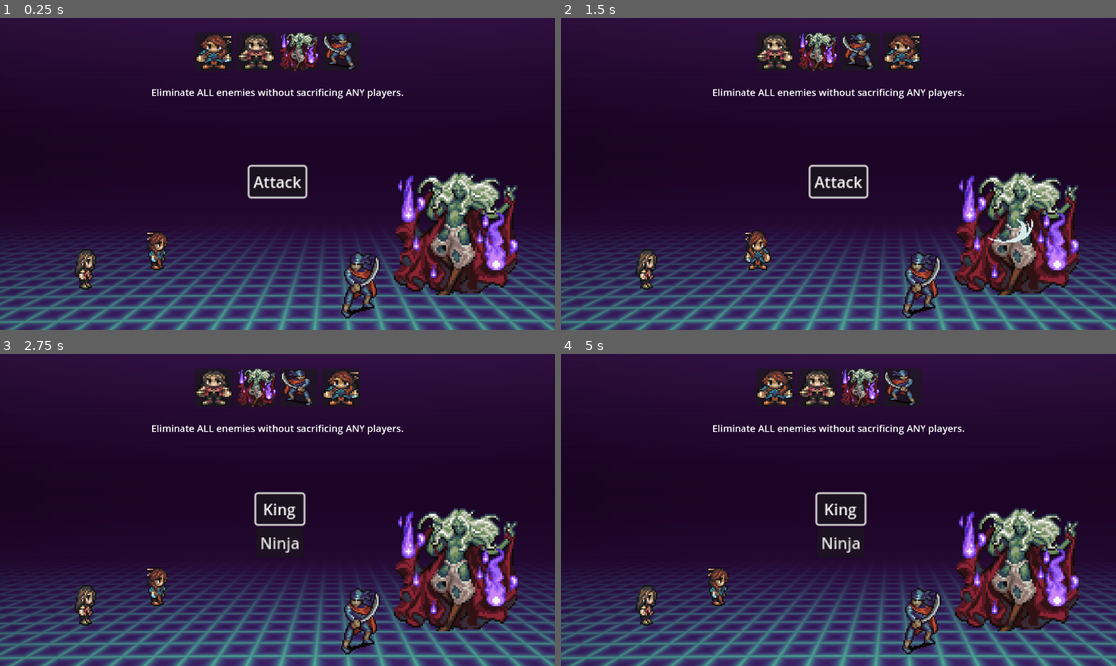
Above: before the commit, frames 1-4 (two rows, left to right).
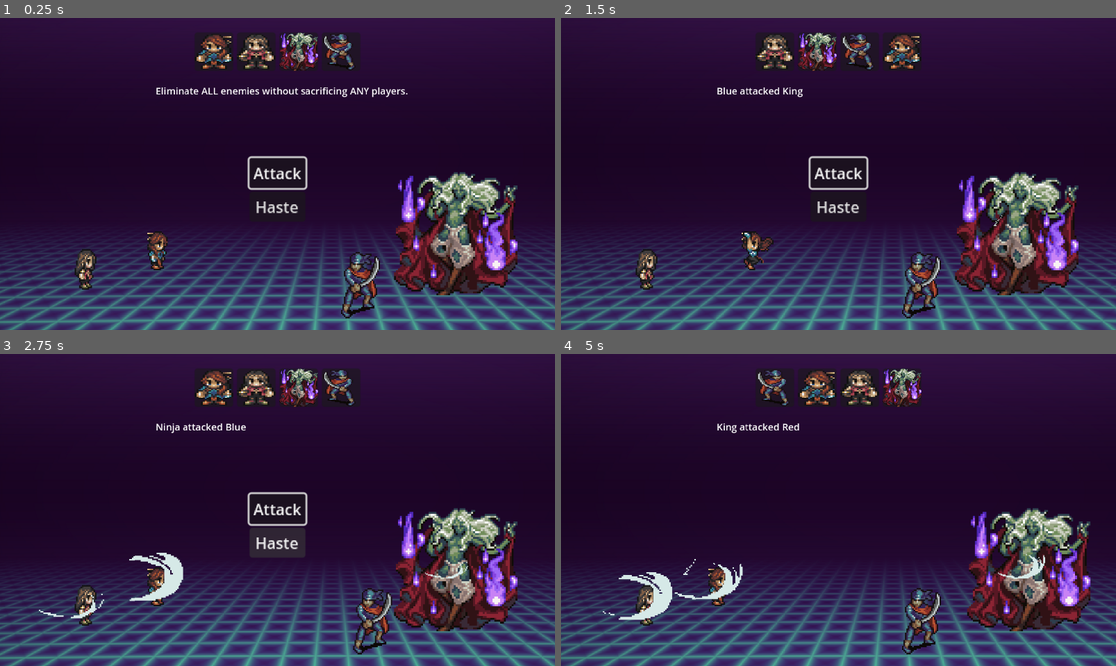
Above: after the commit, the same moments.

Repository: Bastinoroni96/bae_deleon_salangad_GameOutput4
Game: Godot game, scene res://battle_scene.tscn
Two runs of this game, one before a commit and one after it. Both use one fixed random seed, a clock stepped at 60 frames per second and the inputs below.
Inputs (mouse positions are in pixels of both pictures, inside the frame that each line leads up to):
- Up to frame 1 (0.25 s): no input
- Up to frame 2 (1.5 s): click "Attack" at 0.5 s; click "King" at 1.25 s
- Up to frame 3 (2.75 s): click "Attack" (after the commit: "Haste") at 2 s
- Up to frame 4 (5 s): click (838, 541) at 2.75 s, where only the run before the commit has a clickable "Ninja"; click (838, 510) at 3.5 s, where only the run after the commit has a clickable "Attack"; click "Attack" (after the commit: "King") at 4.25 s

The runs differ from the first frame. In frame 1, 1.8% of the frame differs, in the area x 27-74%, y 22-63%; in frame 2, 2.2%; in frame 3, 5.6%; in frame 4, 11%, in the area x 7-96%, y 4-89%.

Commit message:
playerAnimation
FixingHaste

Diff:
--- a/Resources/Blue.tres
+++ b/Resources/Blue.tres
@@ -1,8 +1,11 @@
-[gd_resource type="Resource" script_class="Character" load_steps=4 format=3 uid="uid://cuna0u7rxwm06"]
+[gd_resource type="Resource" script_class="Character" load_steps=7 format=3 uid="uid://cuna0u7rxwm06"]
 
 [ext_resource type="Texture2D" uid="uid://cj314kvrlv1xs" path="res://Assets/Players/Blue/blueFight.png" id="1_dvhrt"]
+[ext_resource type="Texture2D" uid="uid://dobl2l6redtgn" path="res://Assets/Players/Blue/blueAttacking.png" id="1_nuese"]
+[ext_resource type="Texture2D" uid="uid://b8yj5a7xa6pav" path="res://Assets/Players/Blue/BlueDead.png" id="2_k18u5"]
 [ext_resource type="Texture2D" uid="uid://dp64neh1ytakw" path="res://Assets/Players/Blue/blueIcon.png" id="2_wa663"]
 [ext_resource type="Script" path="res://Scripts/Character.gd" id="3_cpduq"]
+[ext_resource type="PackedScene" uid="uid://clrqpdndwtku5" path="res://Scenes/vfx.tscn" id="4_1p0ah"]
 
 [resource]
 script = ExtResource("3_cpduq")
@@ -10,7 +13,10 @@
 type = "Player"
 icon = ExtResource("2_wa663")
 fight = ExtResource("1_dvhrt")
+attacking = ExtResource("1_nuese")
+dead = ExtResource("2_k18u5")
 agility = 17
-health = 0
+health = 50
 mana = 0
-stamina = 0
+shield = 0
+vfx_node = ExtResource("4_1p0ah")
--- a/Resources/King.tres
+++ b/Resources/King.tres
@@ -1,7 +1,8 @@
-[gd_resource type="Resource" script_class="Character" load_steps=3 format=3 uid="uid://dn6tfxue77qsx"]
+[gd_resource type="Resource" script_class="Character" load_steps=4 format=3 uid="uid://dn6tfxue77qsx"]
 
 [ext_resource type="Texture2D" uid="uid://b5i4bvylktx4m" path="res://Assets/Enemies/King/World01_004_WailingPrince.png" id="1_n0lww"]
 [ext_resource type="Script" path="res://Scripts/Character.gd" id="2_ogrtb"]
+[ext_resource type="PackedScene" uid="uid://clrqpdndwtku5" path="res://Scenes/vfx.tscn" id="3_iepy4"]
 
 [resource]
 script = ExtResource("2_ogrtb")
@@ -9,7 +10,10 @@
 type = "Enemy"
 icon = ExtResource("1_n0lww")
 fight = ExtResource("1_n0lww")
+attacking = ExtResource("1_n0lww")
+dead = ExtResource("1_n0lww")
 agility = 12
 health = 50
 mana = 0
-stamina = 0
+shield = 0
+vfx_node = ExtResource("3_iepy4")
--- a/Resources/Ninja.tres
+++ b/Resources/Ninja.tres
@@ -1,15 +1,19 @@
-[gd_resource type="Resource" script_class="Character" load_steps=3 format=3 uid="uid://0i41ujftm4ku"]
+[gd_resource type="Resource" script_class="Character" load_steps=4 format=3 uid="uid://0i41ujftm4ku"]
 
-[ext_resource type="Texture2D" uid="uid://dqbjorq5fvvbr" path="res://Assets/Enemies/Ninja/World01_007_Pirate.png" id="1_f4rup"]
+[ext_resource type="Texture2D" uid="uid://dqbjorq5fvvbr" path="res://Assets/Enemies/Ninja/World01_007_Pirate.png" id="1_yw3jw"]
 [ext_resource type="Script" path="res://Scripts/Character.gd" id="2_cp1c3"]
+[ext_resource type="PackedScene" uid="uid://clrqpdndwtku5" path="res://Scenes/vfx.tscn" id="3_5u1kw"]
 
 [resource]
 script = ExtResource("2_cp1c3")
 title = "Ninja"
 type = "Enemy"
-icon = ExtResource("1_f4rup")
-fight = ExtResource("1_f4rup")
+icon = ExtResource("1_yw3jw")
+fight = ExtResource("1_yw3jw")
+attacking = ExtResource("1_yw3jw")
+dead = ExtResource("1_yw3jw")
 agility = 11
 health = 0
 mana = 0
-stamina = 0
+shield = 0
+vfx_node = ExtResource("3_5u1kw")
--- a/Resources/Red.tres
+++ b/Resources/Red.tres
@@ -1,8 +1,11 @@
-[gd_resource type="Resource" script_class="Character" load_steps=4 format=3 uid="uid://dq571dx5stqdd"]
+[gd_resource type="Resource" script_class="Character" load_steps=7 format=3 uid="uid://dq571dx5stqdd"]
 
+[ext_resource type="Texture2D" uid="uid://bkfxfkoyfjuye" path="res://Assets/Players/Red/redAttackingFinal.png" id="1_cycvv"]
 [ext_resource type="Texture2D" uid="uid://dtosr36x6rrxm" path="res://Assets/Players/Red/redFight.png" id="1_lf1ld"]
 [ext_resource type="Texture2D" uid="uid://vhpgmrxnf03b" path="res://Assets/Players/Red/redIcon.png" id="2_k6u77"]
+[ext_resource type="Texture2D" uid="uid://b1ajk3u12jyas" path="res://Assets/Players/Red/RedDead.png" id="2_wrivd"]
 [ext_resource type="Script" path="res://Scripts/Character.gd" id="3_u344c"]
+[ext_resource type="PackedScene" uid="uid://clrqpdndwtku5" path="res://Scenes/vfx.tscn" id="4_qvh7v"]
 
 [resource]
 script = ExtResource("3_u344c")
@@ -10,7 +13,10 @@
 type = "Player"
 icon = ExtResource("2_k6u77")
 fight = ExtResource("1_lf1ld")
+attacking = ExtResource("1_cycvv")
+dead = ExtResource("2_wrivd")
 agility = 12
-health = 0
+health = 50
 mana = 0
-stamina = 0
+shield = 0
+vfx_node = ExtResource("4_qvh7v")
--- a/Scenes/vfx.tscn
+++ b/Scenes/vfx.tscn
@@ -50,7 +50,7 @@
 tracks/3/interp = 1
 tracks/3/loop_wrap = true
 tracks/3/keys = {
-"times": PackedFloat32Array(0, 0.0833333, 0.166667, 0.25, 0.333333),
+"times": PackedFloat32Array(0.0833333, 0.25, 0.416667, 0.583333, 0.75),
 "transitions": PackedFloat32Array(1, 1, 1, 1, 1),
 "update": 1,
 "values": [0, 1, 2, 3, 4]
@@ -74,7 +74,7 @@
 tracks/5/interp = 1
 tracks/5/loop_wrap = true
 tracks/5/keys = {
-"times": PackedFloat32Array(0),
+"times": PackedFloat32Array(0.166667),
 "transitions": PackedFloat32Array(1),
 "update": 1,
 "values": [true]
@@ -86,7 +86,7 @@
 tracks/6/interp = 1
 tracks/6/loop_wrap = true
 tracks/6/keys = {
-"times": PackedFloat32Array(0.416667),
+"times": PackedFloat32Array(1.33333),
 "transitions": PackedFloat32Array(1),
 "values": [{
 "args": [],
@@ -94,84 +94,8 @@
 }]
 }
 
-[sub_resource type="Animation" id="Animation_rgaar"]
-length = 0.001
-tracks/0/type = "value"
-tracks/0/imported = false
-tracks/0/enabled = true
-tracks/0/path = NodePath(".:texture")
-tracks/0/interp = 1
-tracks/0/loop_wrap = true
-tracks/0/keys = {
-"times": PackedFloat32Array(0),
-"transitions": PackedFloat32Array(1),
-"update": 1,
-"values": [ExtResource("1_d8bc4")]
-}
-tracks/1/type = "value"
-tracks/1/imported = false
-tracks/1/enabled = true
-tracks/1/path = NodePath(".:hframes")
-tracks/1/interp = 1
-tracks/1/loop_wrap = true
-tracks/1/keys = {
-"times": PackedFloat32Array(0),
-"transitions": PackedFloat32Array(1),
-"update": 1,
-"values": [5]
-}
-tracks/2/type = "value"
-tracks/2/imported = false
-tracks/2/enabled = true
-tracks/2/path = NodePath(".:vframes")
-tracks/2/interp = 1
-tracks/2/loop_wrap = true
-tracks/2/keys = {
-"times": PackedFloat32Array(0),
-"transitions": PackedFloat32Array(1),
-"update": 1,
-"values": [1]
-}
-tracks/3/type = "value"
-tracks/3/imported = false
-tracks/3/enabled = true
-tracks/3/path = NodePath(".:frame")
-tracks/3/interp = 1
-tracks/3/loop_wrap = true
-tracks/3/keys = {
-"times": PackedFloat32Array(0),
-"transitions": PackedFloat32Array(1),
-"update": 1,
-"values": [0]
-}
-tracks/4/type = "value"
-tracks/4/imported = false
-tracks/4/enabled = true
-tracks/4/path = NodePath("AudioStreamPlayer2D:stream")
-tracks/4/interp = 1
-tracks/4/loop_wrap = true
-tracks/4/keys = {
-"times": PackedFloat32Array(0),
-"transitions": PackedFloat32Array(1),
-"update": 1,
-"values": [ExtResource("2_r6yuc")]
-}
-tracks/5/type = "value"
-tracks/5/imported = false
-tracks/5/enabled = true
-tracks/5/path = NodePath("AudioStreamPlayer2D:playing")
-tracks/5/interp = 1
-tracks/5/loop_wrap = true
-tracks/5/keys = {
-"times": PackedFloat32Array(0),
-"transitions": PackedFloat32Array(1),
-"update": 1,
-"values": [false]
-}
-
 [sub_resource type="AnimationLibrary" id="AnimationLibrary_lx274"]
 _data = {
-"RESET": SubResource("Animation_rgaar"),
 "slash": SubResource("Animation_x1d0t")
 }
 
--- a/Scripts/Character.gd
+++ b/Scripts/Character.gd
@@ -2,7 +2,7 @@
 class_name Character
 
 @export var title : String
-@export var type : String
+@export var Charactertype : String
 @export var icon : Texture2D
 @export var fight : Texture2D
 @export var attacking : Texture2D
@@ -14,7 +14,7 @@
 		queue_reset()
 @export var health : int
 @export var mana : int
-@export var stamina : int
+@export var shield : int
 
 @export var vfx_node : PackedScene = preload("res://Scenes/vfx.tscn")
 var speed: float
@@ -39,11 +39,11 @@
 #
 func attack(tree):
 	var shift = Vector2()
-	if type == "Enemy":
+	if Charactertype == "Enemy":
 		shift = Vector2(-30,0)
 	else:
 		shift = Vector2(30,0)
-	node.texture = icon
+	node.texture = attacking
 	if node.position.x < node.get_viewport_rect().size.x/2:
 		shift = -shift
 
@@ -63,6 +63,7 @@
 	node.add_child(vfx)
 	if type == "":
 		return
+	print(type)
 	vfx.find_child("AnimationPlayer").play(type)
 #
 #
@@ -82,7 +83,6 @@
 	for i in range(3):
 		queue.pop_back()
 	print(queue)
-
 	for i in range(3):
 		queue.append(queue[-1] + speed * status)
 	print(queue)
--- a/Scripts/attack.gd
+++ b/Scripts/attack.gd
@@ -1,6 +1,4 @@
 extends Button
-
-
 
 
 func _on_pressed() -> void:
--- a/Scripts/battle_scene.gd
+++ b/Scripts/battle_scene.gd
@@ -74,9 +74,13 @@
 func next_attack():
 	if sorted_array[0]["character"] in players:
 		return
+	var playerHit = players.pick_random()
+	update_announcement(playerHit.title)
+
 	attack()
 	pop_out()
-	players.pick_random().get_attacked()
+	playerHit.get_attacked()
+
 #
 func set_status(status_type):
 	sorted_array[0]["character"].set_status(status_type)
@@ -90,3 +94,7 @@
 func choose_enemy():
 	%EnemySelection.show()
 	%EnemySelection.get_child(0).grab_focus()
+
+func update_announcement(defender):
+	var attacker = sorted_array[0]["character"].title
+	%Announcement.text = str(attacker) + " attacked " + str(defender)
--- a/Scripts/enemy_button.gd
+++ b/Scripts/enemy_button.gd
@@ -8,5 +8,6 @@
 func _on_pressed():
 	character.get_attacked()
 	get_parent().hide()
+	get_parent().owner.update_announcement(text)
 	get_parent().owner.attack()
 	get_parent().owner.pop_out()
--- /dev/null
+++ b/Scripts/haste.gd
@@ -0,0 +1,9 @@
+extends Button
+
+
+
+
+func _on_pressed():
+	owner.set_status("Slash")
+	owner.pop_out()
+	owner.next_attack()
--- a/battle_scene.tscn
+++ b/battle_scene.tscn
@@ -7,6 +7,7 @@
 [ext_resource type="Resource" uid="uid://dq571dx5stqdd" path="res://Resources/Red.tres" id="3_5xjff"]
 [ext_resource type="Resource" uid="uid://cuna0u7rxwm06" path="res://Resources/Blue.tres" id="4_0t88b"]
 [ext_resource type="Resource" uid="uid://dn6tfxue77qsx" path="res://Resources/King.tres" id="5_54p65"]
+[ext_resource type="Script" path="res://Scripts/haste.gd" id="5_l44r5"]
 [ext_resource type="Resource" uid="uid://0i41ujftm4ku" path="res://Resources/Ninja.tres" id="6_u62cd"]
 [ext_resource type="Texture2D" uid="uid://cbfe5807vpy0" path="res://Assets/Background/grid_bg.png" id="9_h67cr"]
 
@@ -81,7 +82,6 @@
 expand_mode = 1
 
 [node name="Options" type="VBoxContainer" parent="UI"]
-visible = false
 anchors_preset = 8
 anchor_left = 0.5
 anchor_top = 0.5
@@ -102,6 +102,12 @@
 text = "Attack"
 script = ExtResource("2_ii6ar")
 
+[node name="Haste" type="Button" parent="UI/Options"]
+layout_mode = 2
+text = "Haste
+"
+script = ExtResource("5_l44r5")
+
 [node name="EnemySelection" type="VBoxContainer" parent="UI"]
 unique_name_in_owner = true
 visible = false
@@ -120,16 +126,12 @@
 pivot_offset = Vector2(20, 0)
 
 [node name="Announcement" type="Label" parent="UI"]
-anchors_preset = 5
-anchor_left = 0.5
-anchor_right = 0.5
-offset_left = -264.0
-offset_top = 140.0
-offset_right = 264.0
-offset_bottom = 168.0
-grow_horizontal = 2
+unique_name_in_owner = true
+offset_left = 323.0
+offset_top = 137.0
+offset_right = 851.0
+offset_bottom = 165.0
 scale = Vector2(0.992062, 0.987069)
-pivot_offset = Vector2(264, 0)
 theme_override_font_sizes/font_size = 20
 text = "Eliminate ALL enemies without sacrificing ANY players."
 
@@ -167,3 +169,4 @@
 character = ExtResource("6_u62cd")
 
 [connection signal="pressed" from="UI/Options/Attack" to="UI/Options/Attack" method="_on_pressed"]
+[connection signal="pressed" from="UI/Options/Haste" to="UI/Options/Haste" method="_on_pressed"]
Binary file added: Assets/Players/Blue/BlueDead.png
Binary file added: Assets/Players/Blue/blueAttacking.png
Binary file added: Assets/Players/Red/RedDead.png
Binary file added: Assets/Players/Red/redAttackingFinal.png
Not shown: 1 places in Scenes/vfx.tscn that only renumber resources
Not shown: 1 places in battle_scene.tscn that only renumber resources
